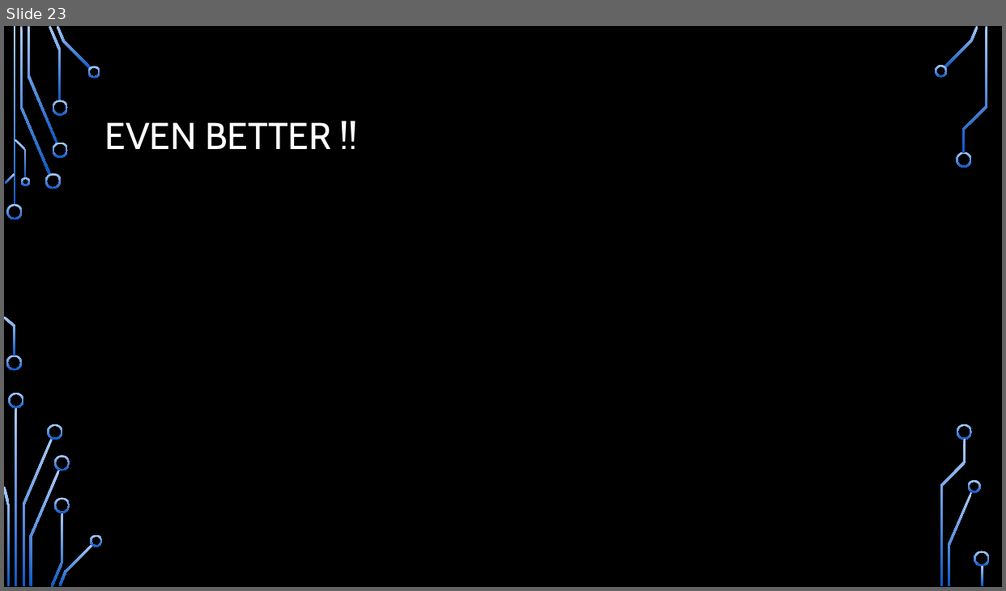
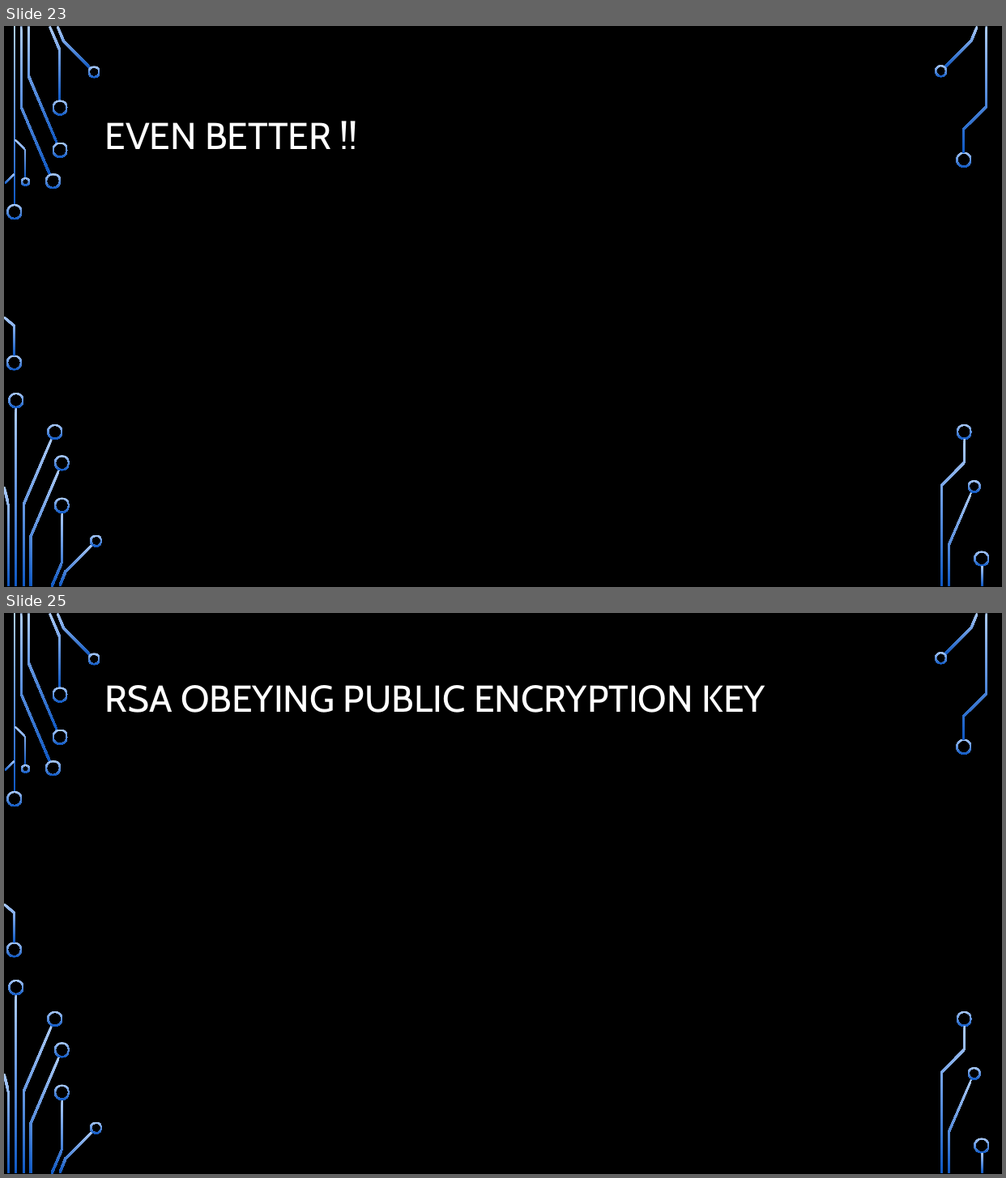
Before and after one commit to CDsonji/NET-Seminar, a slide deck: TLS.pptx. Shown one above the other, each under a label of ours: slide 23 before the commit, slides 23 and 25 after it; the slides between them are not shown. The pictures are 1006x591 and 1006x1178 pixels, drawn with LibreOffice and Linux fonts; fonts in the diff are those of the drawing; grey boxes stand for pictures; background and template pictures are left out. Boxes give left, top, right and bottom in pixels: in the first picture for what was removed or moved away, otherwise in the second. Text is boxed around its words. In the diff, an @@ line names an element or a change of style, - is before the commit and + after.

```diff
--- a/TLS.pptx
+++ b/TLS.pptx
@@ slide 25 added at (x1=4, y1=613, x2=1002, y2=1174), background picture (left out); not listed: 36 template elements that a slide beside it also shows @@
@@ title added at (x1=105, y1=685, x2=765, y2=713), 36 pt, text #FFFFFF @@
+RSA OBEYING PUBLIC ENCRYPTION KEY
```
Also in this commit, not shown: 6 other slides added.
